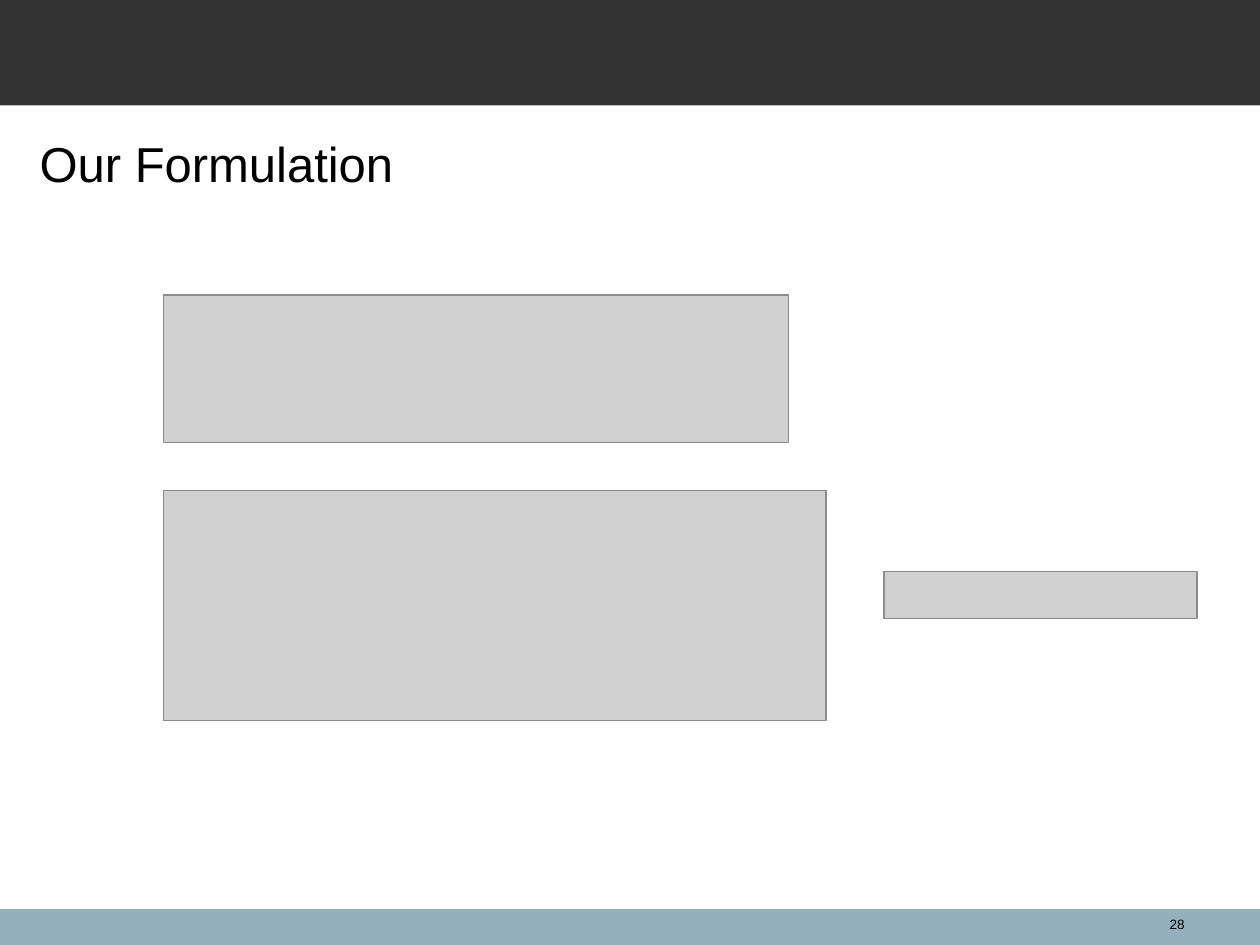
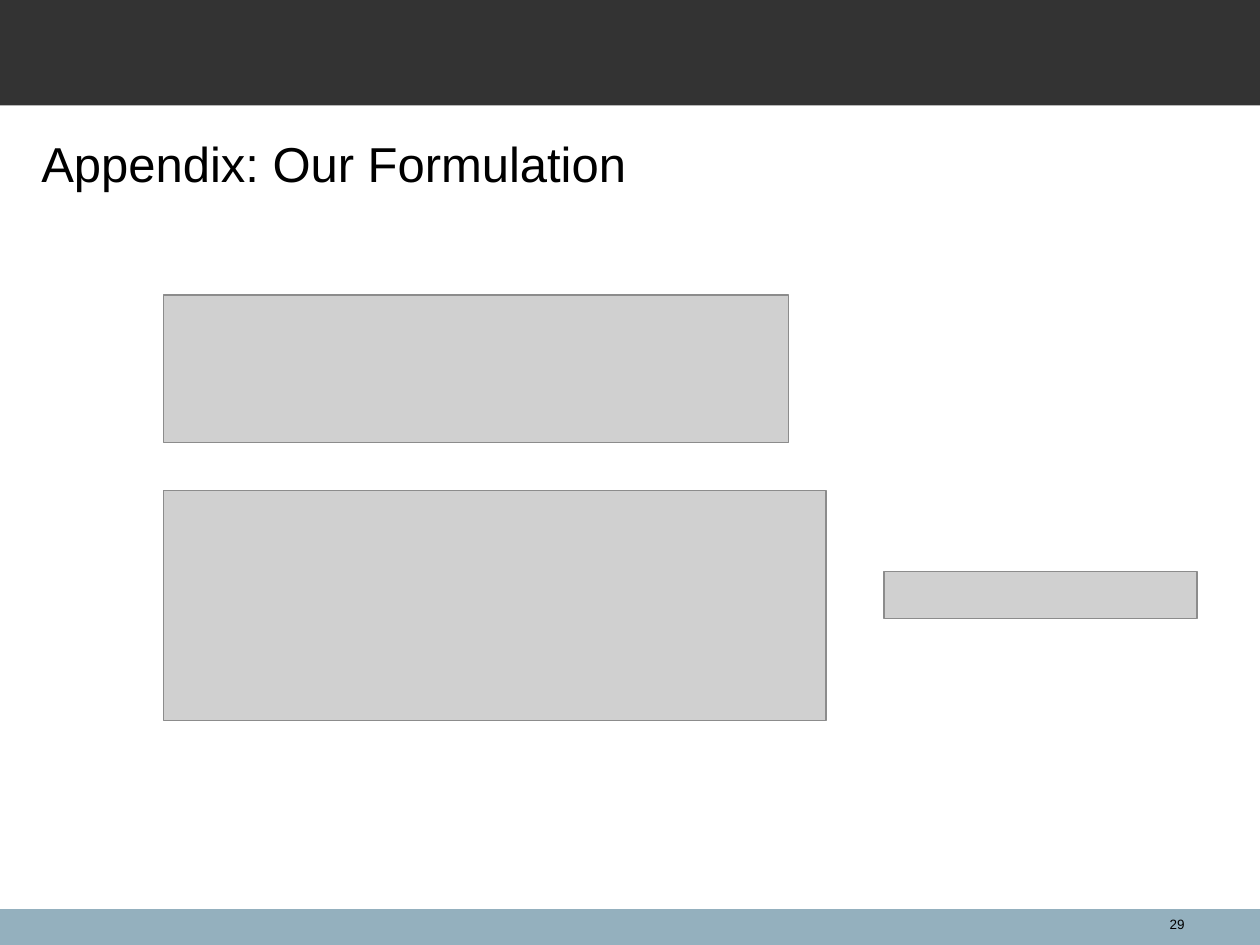
Before and after one commit to spacegoing/ANU_Hounours_Final, a slide deck: slide 29 of FinalTalk/Presentation.ppt (slide 28 before the commit). Drawn at 1260x945 pixels with LibreOffice and Linux fonts; fonts in the diff are those of the drawing; grey boxes stand for pictures; background and template pictures are left out. Boxes give left, top, right and bottom in pixels: in the first picture for what was removed or moved away, otherwise in the second. Text is boxed around its words. In the diff, an @@ line names an element or a change of style, - is before the commit and + after.

```diff
--- a/FinalTalk/Presentation.ppt
+++ b/FinalTalk/Presentation.ppt
@@ text at <box>41,146,626,192</box>: text changed @@
-Our Formulation
+Appendix: Our Formulation
```
Also in this commit, not shown: 13 other slides changed, 4 slides added, 3 slides removed, 3 other files.
